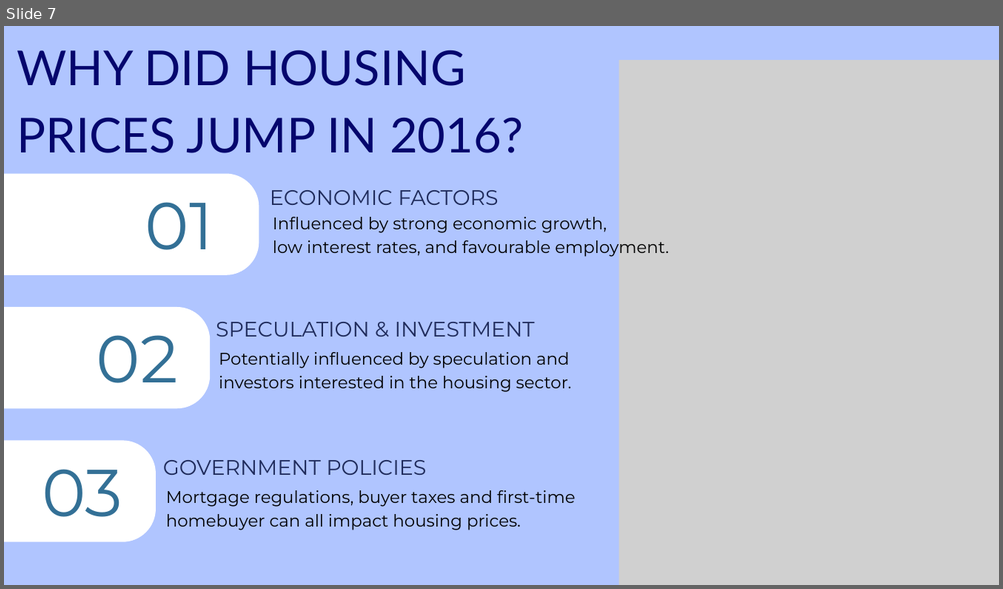
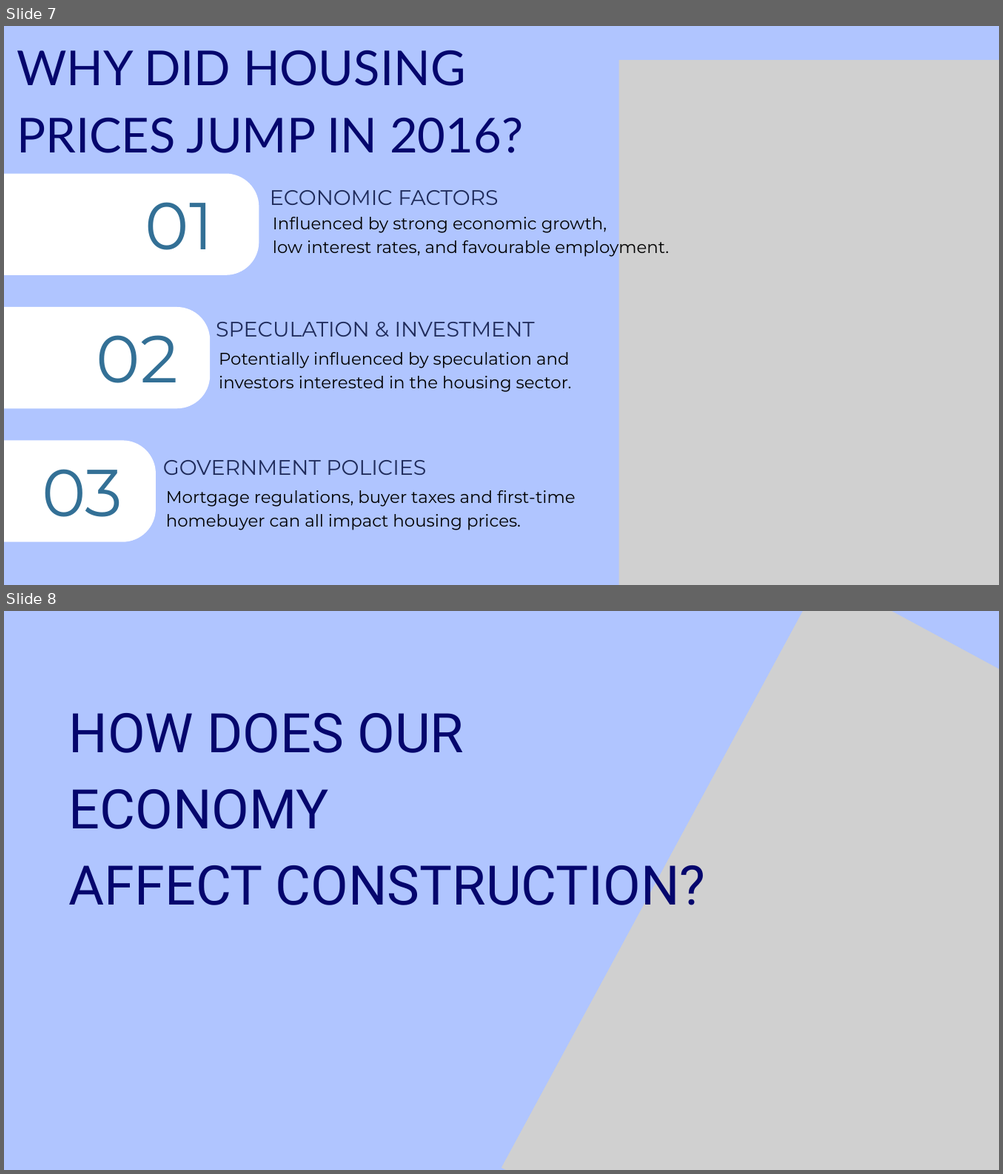
Before and after one commit to cboyda/LighthouseLabs, a slide deck: Project-Tableau/Presentation Canadian Housing.pptx. Shown one above the other, each under a label of ours: slide 7 before the commit, slides 7 and 8 after it. The pictures are 1003x589 and 1003x1174 pixels, drawn with LibreOffice and Linux fonts; fonts in the diff are those of the drawing; grey boxes stand for pictures. Boxes give left, top, right and bottom in pixels: in the first picture for what was removed or moved away, otherwise in the second. Text is boxed around its words. In the diff, an @@ line names an element or a change of style, - is before the commit and + after.

```diff
--- a/Project-Tableau/Presentation Canadian Housing.pptx
+++ b/Project-Tableau/Presentation Canadian Housing.pptx
@@ slide 8 added at <box>4,611,999,1170</box>, background #B0C5FF @@
@@ picture added at <box>501,611,999,1170</box> @@
@@ text added at <box>69,713,706,917</box>, 79 pt, text #05066D @@
+HOW DOES OUR ECONOMY
+AFFECT CONSTRUCTION?
@@ picture added at <box>674,864,999,1170</box> @@
@@ picture added at <box>707,917,917,1141</box> @@
```
Also in this commit, not shown: 4 slides changed, 5 other slides added, 1 slide removed, 3 other files.
